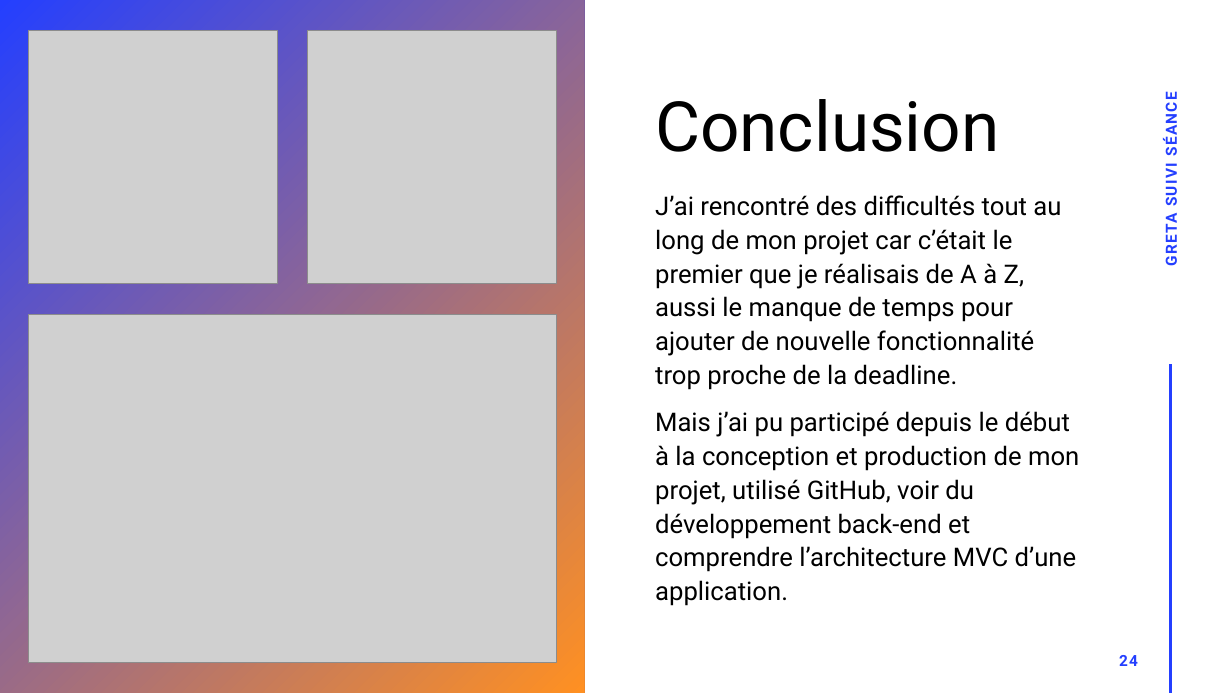
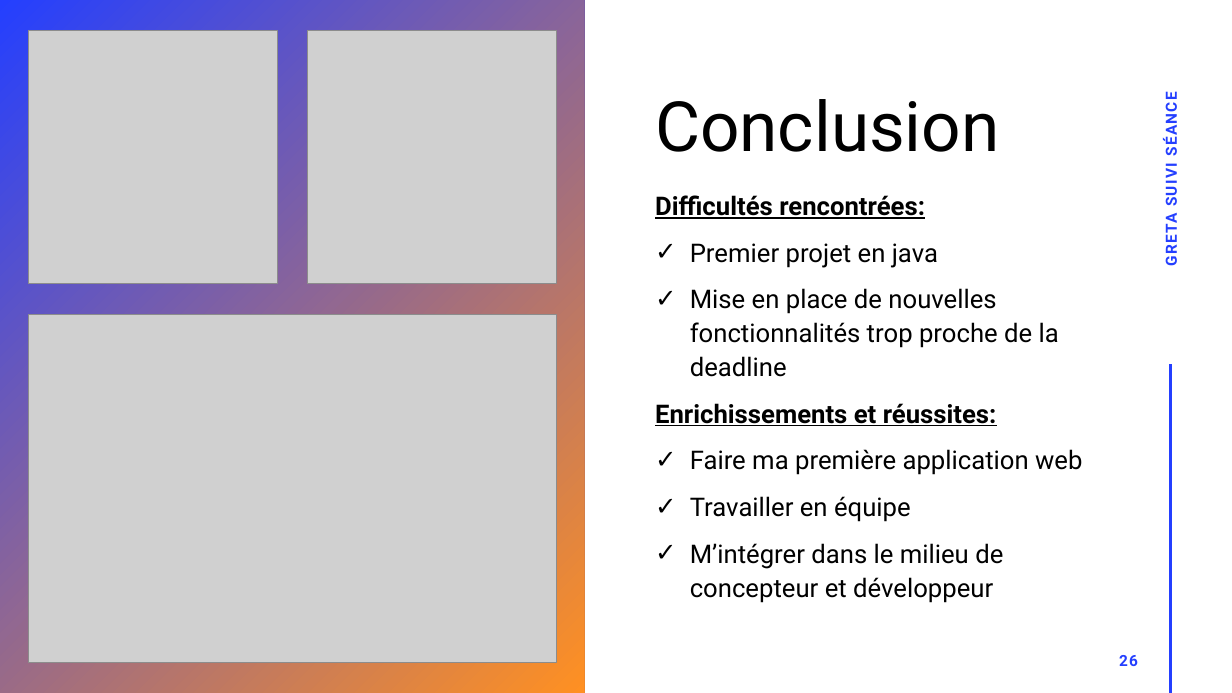
Before and after one commit to GreenHawk-99/AppGreta, a slide deck: slide 26 of doc/GRETA Suivi Séance.pptx (slide 24 before the commit). Drawn at 1232x693 pixels with LibreOffice and Linux fonts; fonts in the diff are those of the drawing; grey boxes stand for pictures. Boxes give left, top, right and bottom in pixels: in the first picture for what was removed or moved away, otherwise in the second. Text is boxed around its words. In the diff, an @@ line names an element or a change of style, - is before the commit and + after.

```diff
--- a/doc/GRETA Suivi Séance.pptx
+++ b/doc/GRETA Suivi Séance.pptx
@@ subtitle at [655, 195, 1082, 603]: text changed @@
-J’ai rencontré des difficultés tout au long de mon projet car c’était le premier que je réalisais de A à Z, aussi le manque de temps pour ajouter de nouvelle fonctionnalité trop proche de la deadline.
-Mais j’ai pu participé depuis le début à la conception et production de mon projet, utilisé GitHub, voir du développement back-end et comprendre l’architecture MVC d’une application.
+Difficultés rencontrées:
+✓ Premier projet en java
+✓ Mise en place de nouvelles fonctionnalités trop proche de la deadline
+Enrichissements et réussites:
+✓ Faire ma première application web
+✓ Travailler en équipe
+✓ M’intégrer dans le milieu de concepteur et développeur
@@ page number at [1119, 655, 1138, 666]: text changed @@
-24
+26
```
Also in this commit, not shown: 12 other slides changed, 2 slides added, 2 slides removed, 1 other file.
